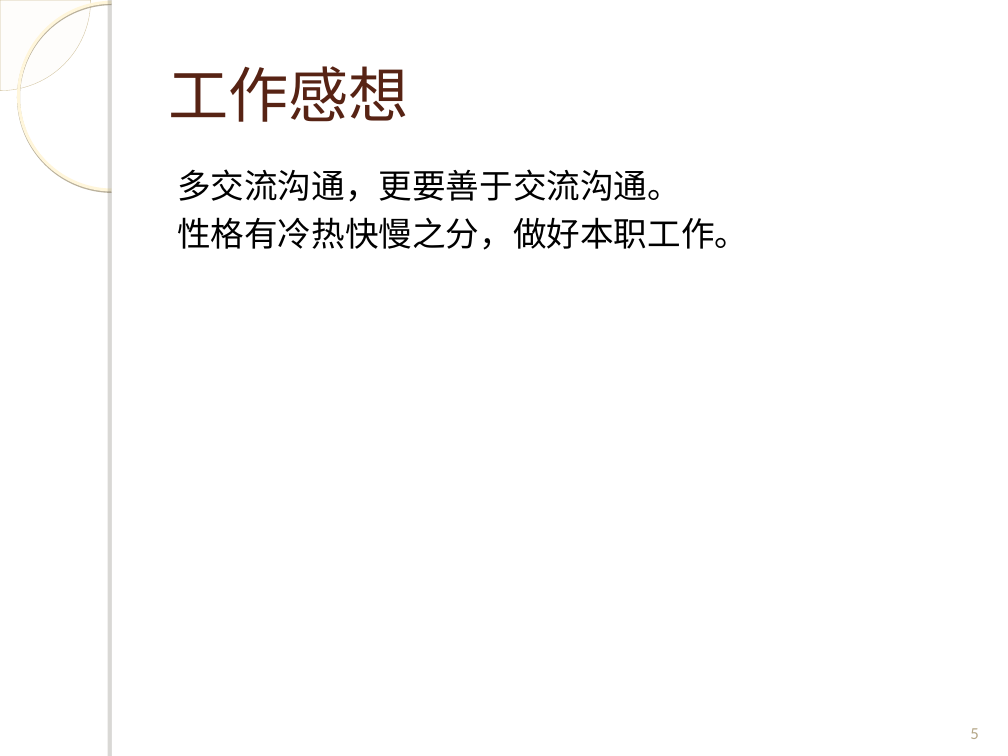
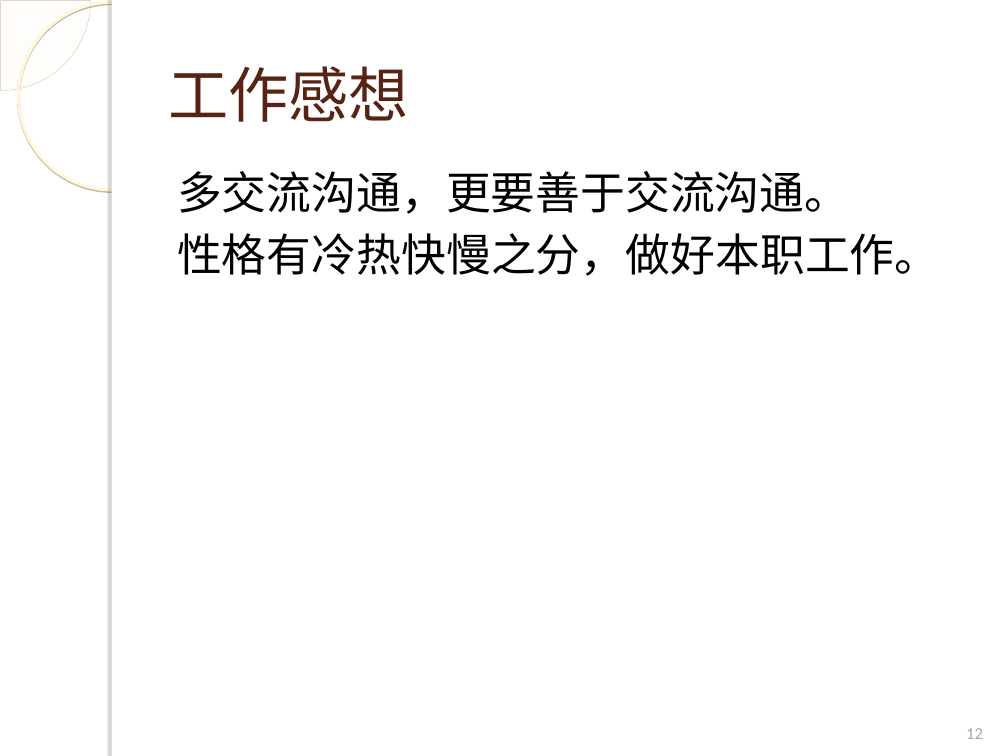
Before and after one commit to Spectrumleeee/Works, a slide deck: slide 12 of document/转正答辩_云平台部_黎光谱.ppt (slide 5 before the commit). Drawn at 1008x756 pixels with LibreOffice and Linux fonts; fonts in the diff are those of the drawing; background and template pictures are left out. Boxes give left, top, right and bottom in pixels: in the first picture for what was removed or moved away, otherwise in the second. Text is boxed around its words. In the diff, an @@ line names an element or a change of style, - is before the commit and + after.

```diff
--- a/document/转正答辩_云平台部_黎光谱.ppt
+++ b/document/转正答辩_云平台部_黎光谱.ppt
@@ freeform shape at [0,0,90,90]: outline redrawn @@
@@ ellipse at [18,2,206,190]: shadow changed @@
@@ text "多交流沟通，更要善于交流沟通。" at [177,171,939,276]: size 24 to 32 pt @@
@@ page number at [966,728,983,739]: text changed @@
-5
+12
```
Also in this commit, not shown: 6 other slides changed, 7 slides added, 1 other file.
